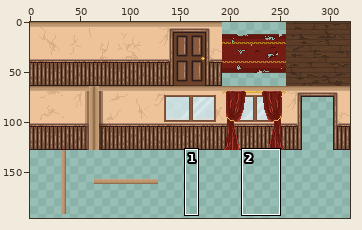
Edited in one commit: sprite sheet (Assets/Sprites/TileSet_couloir_ou_bonne_version_vieux_craquer.png). The picture above shows the old version from afar; the outline marks the close-up.
Close-up. Before the commit:
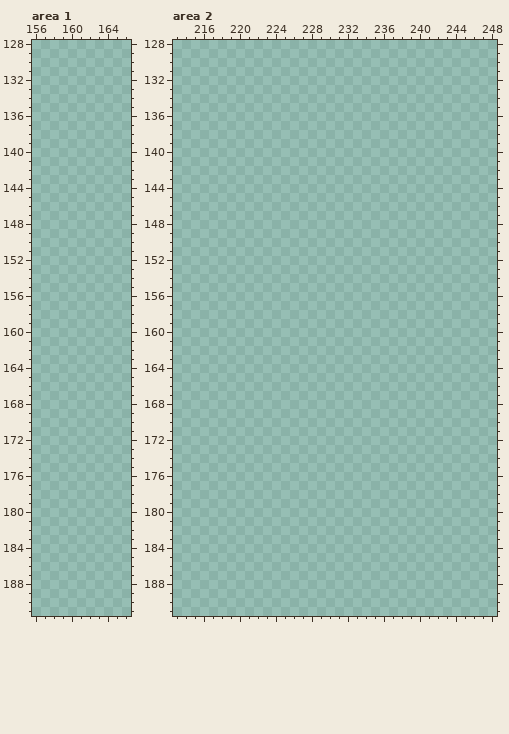
The file is 320x320 pixels. Colours within 5 levels of each other are drawn and written as one. Shown: area 1: x 156..166, y 128..191; area 2: x 213..248, y 128..191. The wide view leaves out empty margins.
Palette (. is transparent): 
The same view after the edit:
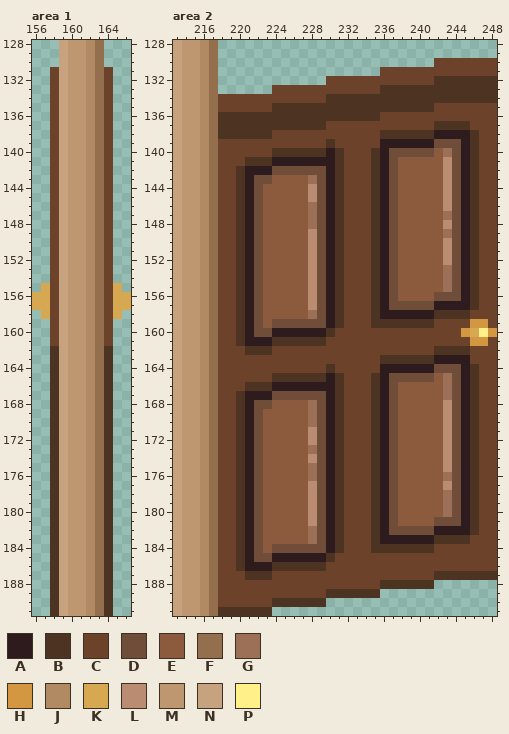
Colours new in this view: A #2d1b1e  B #4d3322  C #6c432a  D #704d39  E #8c5b3e  F #936f4d  G #9c7057  H #d39741  J #b18a64  K #d6a851  L #ba8d73  M #be9670  N #c7a27f  P #fff089
What changed:
Changed rows in their new state; - is an unchanged pixel.
Area 1:
first column x 156:
128 ---NMMJF---
129 ---NMMJF---
130 ---NMMJF---
131 --CNMMJFC--
132 --CNMMJFC--
133 --CNMMJFC--
134 --CNMMJFC--
135 --CNMMJFC--
136 --CNMMJFC--
137 --CNMMJFC--
138 --CNMMJFC--
139 --CNMMJFC--
140 --CNMMJFC--
141 --CNMMJFC--
142 --CNMMJFC--
143 --CNMMJFC--
144 --CNMMJFC--
145 --CNMMJFC--
146 --CNMMJFC--
147 --CNMMJFC--
148 --CNMMJFC--
149 --CNMMJFC--
150 --CNMMJFC--
151 --CNMMJFC--
152 --CNMMJFC--
153 --CNMMJFC--
154 --CNMMJFC--
155 -KCNMMJFCK-
156 KKCNMMJFCKK
157 KKCNMMJFCKK
158 -KCNMMJFCK-
159 --CNMMJFC--
160 --CNMMJFC--
161 --CNMMJFC--
162 --BNMMJFB--
163 --BNMMJFB--
164 --BNMMJFB--
165 --BNMMJFB--
166 --BNMMJFB--
167 --BNMMJFB--
168 --BNMMJFB--
169 --BNMMJFB--
170 --BNMMJFB--
171 --BNMMJFB--
172 --BNMMJFB--
173 --BNMMJFB--
174 --BNMMJFB--
175 --BNMMJFB--
176 --BNMMJFB--
177 --BNMMJFB--
178 --BNMMJFB--
179 --BNMMJFB--
180 --BNMMJFB--
181 --BNMMJFB--
182 --BNMMJFB--
183 --BNMMJFB--
184 --BNMMJFB--
185 --BNMMJFB--
186 --BNMMJFB--
187 --BNMMJFB--
188 --BNMMJFB--
189 --BNMMJFB--
190 --BNMMJFB--
191 --BNMMJFB--
Area 2:
first column x 213:
128 NMMJF-------------------------------
129 NMMJF-------------------------------
130 NMMJF------------------------CCCCCCC
131 NMMJF------------------CCCCCCCCCCCCC
132 NMMJF------------CCCCCCCCCCCCBBBBBBB
133 NMMJF------CCCCCCCCCCCCBBBBBBBBBBBBB
134 NMMJFCCCCCCCCCCCCBBBBBBBBBBBBBBBBBBB
135 NMMJFCCCCCCBBBBBBBBBBBBBBBBBBCCCCCCC
136 NMMJFBBBBBBBBBBBBBBBBBBCCCCCCCCCCCCC
137 NMMJFBBBBBBBBBBBBCCCCCCCCCCCCBBBBCCC
138 NMMJFBBBBBBCCCCCCCCCCCCBBBBBBAAAABCC
139 NMMJFCCCCCCCCCCCCBCCCCCAAAAAADDDABCC
140 NMMJFCCCCCCBBBBBBABCCCBADDDDDEGDABCC
141 NMMJFCCCBBBAAAAAAABCCCBADEEEEELDABCC
142 NMMJFCCBAAADDDDDDABCCCBADEEEEELDABCC
143 NMMJFCCBADDEEEEGDABCCCBADEEEEELDABCC
144 NMMJFCCBADEEEEELDABCCCBADEEEEELDABCC
145 NMMJFCCBADEEEEELDABCCCBADEEEEELDABCC
146 NMMJFCCBADEEEEEGDABCCCBADEEEEELDABCC
147 NMMJFCCBADEEEEEGDABCCCBADEEEEEGDABCC
148 NMMJFCCBADEEEEEGDABCCCBADEEEEELDABCC
149 NMMJFCCBADEEEEELDABCCCBADEEEEEGDABCC
150 NMMJFCCBADEEEEELDABCCCBADEEEEELDABCC
151 NMMJFCCBADEEEEELDABCCCBADEEEEELDABCC
152 NMMJFCCBADEEEEELDABCCCBADEEEEELDABCC
153 NMMJFCCBADEEEEELDABCCCBADEEEEEGDABCC
154 NMMJFCCBADEEEEELDABCCCBADEEEEEGDABCC
155 NMMJFCCBADEEEEELDABCCCBADEEEEEGDABCC
156 NMMJFCCBADEEEEELDABCCCBADEEEEDDDABCC
157 NMMJFCCBADEEEEELDABCCCBADDDDDAAAABCC
158 NMMJFCCBADEEEEEGDABCCCBAAAAAABBBBCCC
159 NMMJFCCBADEDDDDDDABCCCBBBBBBBCCCCHHC
160 NMMJFCCBADDAAAAAABCCCCCCCCCCCCCCHKPH
161 NMMJFCCBAAABBBBBBCCCCCCCCCCCCCCCCHHC
162 NMMJFCCCBBBCCCCCCCCCCCCCCCCCCBBBBCCC
163 NMMJFCCCCCCCCCCCCCCCCCCBBBBBBAAAACCC
164 NMMJFCCCCCCCCCCCCBCCCCCAAAAAADDDABCC
165 NMMJFCCCCCCBBBBBBABCCCBADDDDDEGDABCC
166 NMMJFCCCBBBAAAAAAABCCCBADEEEEEGDABCC
167 NMMJFCCBAAADDDDDDABCCCBADEEEEEGDABCC
168 NMMJFCCBADDEEEEGDABCCCBADEEEEELDABCC
169 NMMJFCCBADEEEEEGDABCCCBADEEEEELDABCC
170 NMMJFCCBADEEEEEGDABCCCBADEEEEELDABCC
171 NMMJFCCBADEEEEELDABCCCBADEEEEELDABCC
172 NMMJFCCBADEEEEELDABCCCBADEEEEELDABCC
173 NMMJFCCBADEEEEEGDABCCCBADEEEEELDABCC
174 NMMJFCCBADEEEEELDABCCCBADEEEEELDABCC
175 NMMJFCCBADEEEEEGDABCCCBADEEEEELDABCC
176 NMMJFCCBADEEEEEGDABCCCBADEEEEEGDABCC
177 NMMJFCCBADEEEEELDABCCCBADEEEEELDABCC
178 NMMJFCCBADEEEEELDABCCCBADEEEEEGDABCC
179 NMMJFCCBADEEEEELDABCCCBADEEEEEGDABCC
180 NMMJFCCBADEEEEELDABCCCBADEEEEEGDABCC
181 NMMJFCCBADEEEEELDABCCCBADEEEEDDDABCC
182 NMMJFCCBADEEEEEGDABCCCBADDDDDAAAABCC
183 NMMJFCCBADEEEEEGDABCCCBAAAAAABBBBCCC
184 NMMJFCCBADEDDDDDDABCCCBBBBBBBCCCCCCC
185 NMMJFCCBADDAAAAAABCCCCCCCCCCCCCCCCCC
186 NMMJFCCBAAABBBBBBCCCCCCCCCCCCCCCCCCC
187 NMMJFCCCBBBCCCCCCCCCCCCCCCCCCBBBBBBB
188 NMMJFCCCCCCCCCCCCCCCCCCBBBBBB-------
189 NMMJFCCCCCCCCCCCCBBBBBB-------------
190 NMMJFCCCCCCBBBBBB-------------------
191 NMMJFBBBBBB-------------------------
Boxes around the changes in both close-ups, in picture pixels (x1, y1, x2, y2):
added: (32, 40, 131, 616)
added: (173, 40, 497, 616)
